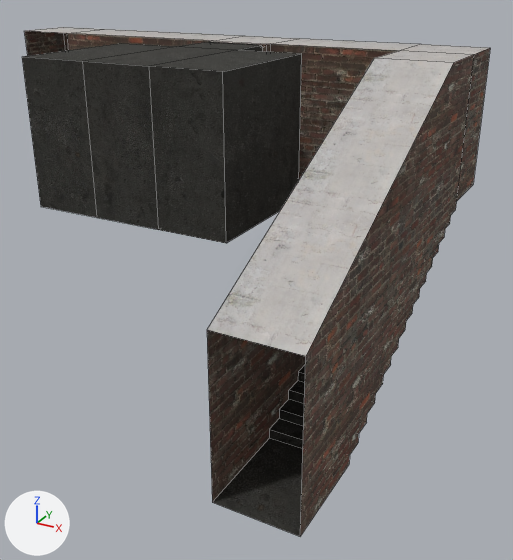
The Blender file art/map1.blend, before and after one commit.
The view is the same before and after, from a 50 mm lens placed at (10.19, -10.86, 1.04), pointed at (5.66, -2.63, -3.08). The axes (+X, +Y, +Z) are drawn at lower left. The lights are the same throughout. Mesh edges are drawn as thin lines.

Script lines for the objects in view, before the commit:
```python
me_map1 = bpy.data.meshes.new('map1')
me_map1.from_pydata(...)  # 124 vertices, 88 faces; spans x 0.0..8.0, y -4.0..0.0, z 0.0..6.0
# faces by material slot: [63, 8, 17]
me_map1.materials.append(mat_floor)  # picture img_concretefloor_jpg
me_map1.materials.append(mat_celing)  # picture img_white_jpg
me_map1.materials.append(mat_walls)  # picture img_brickwall_jpg
ob_map1 = bpy.data.objects.new('map1', me_map1)
ob_map1.location = (0.0, 0.0, 0.0)
ob_map1.rotation_euler = (1.571, 0.0, 0.0)  # degrees (90, 0, 0)
```
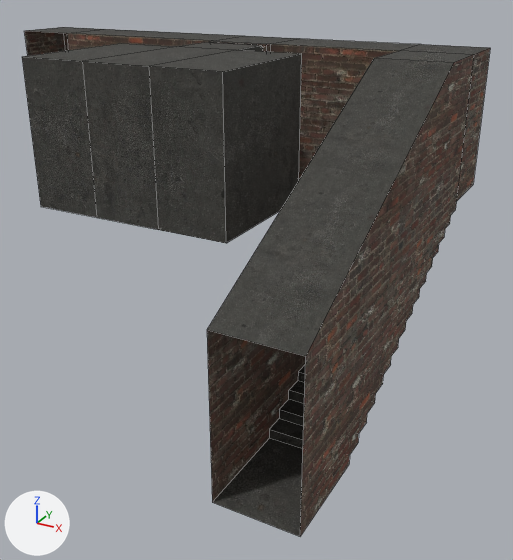
Where the change shows, as pixel boxes [x1, y1, x2, y2] in the pictures (513 x 560 px):
```json
{"part": 1, "of": "me_map1", "change": "recoloured", "before": [26, 27, 488, 356], "after": [26, 27, 488, 356]}
```

The change, as JSON lines over the scene's bpy script:
```json
{"block": "me_map1", "where": "me_map1.from_pydata(...)  # 124 vertices, 88 faces; spans x 0.0..8.0, y -4.0..0.0, z 0.0..6.0"}
{"block": "me_map1", "where": "# used by ob_map1; location = (0.0, 0.0, 0.0); rotation_euler = (1.571, 0.0, 0.0), in degrees (90, 0, 0)"}
{"block": "me_map1", "change": "me_map1 part 1: all 8 faces that had it switch from mat_celing (picture img_white_jpg) to mat_floor (picture img_concretefloor_jpg)"}
```
